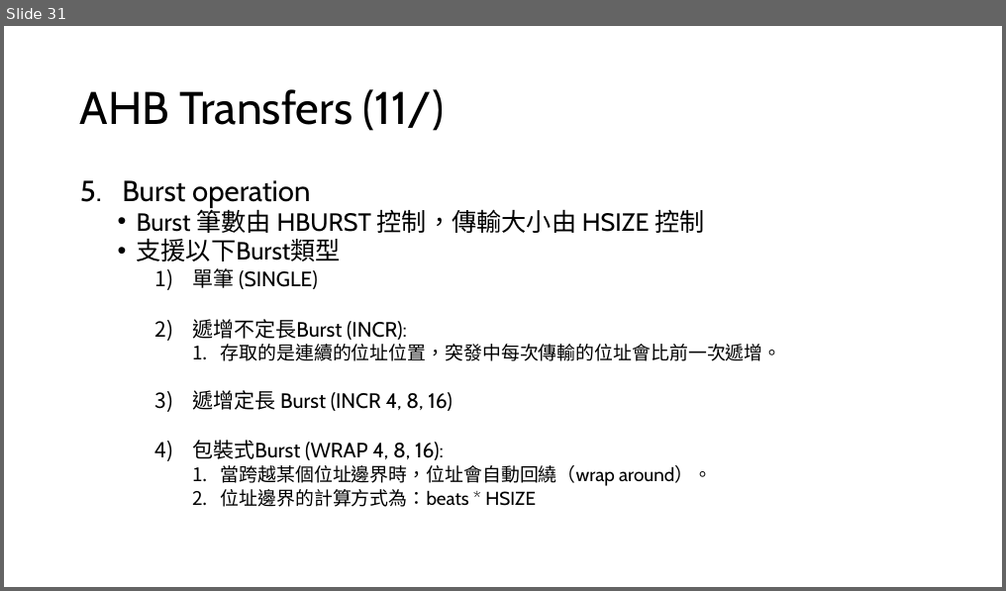
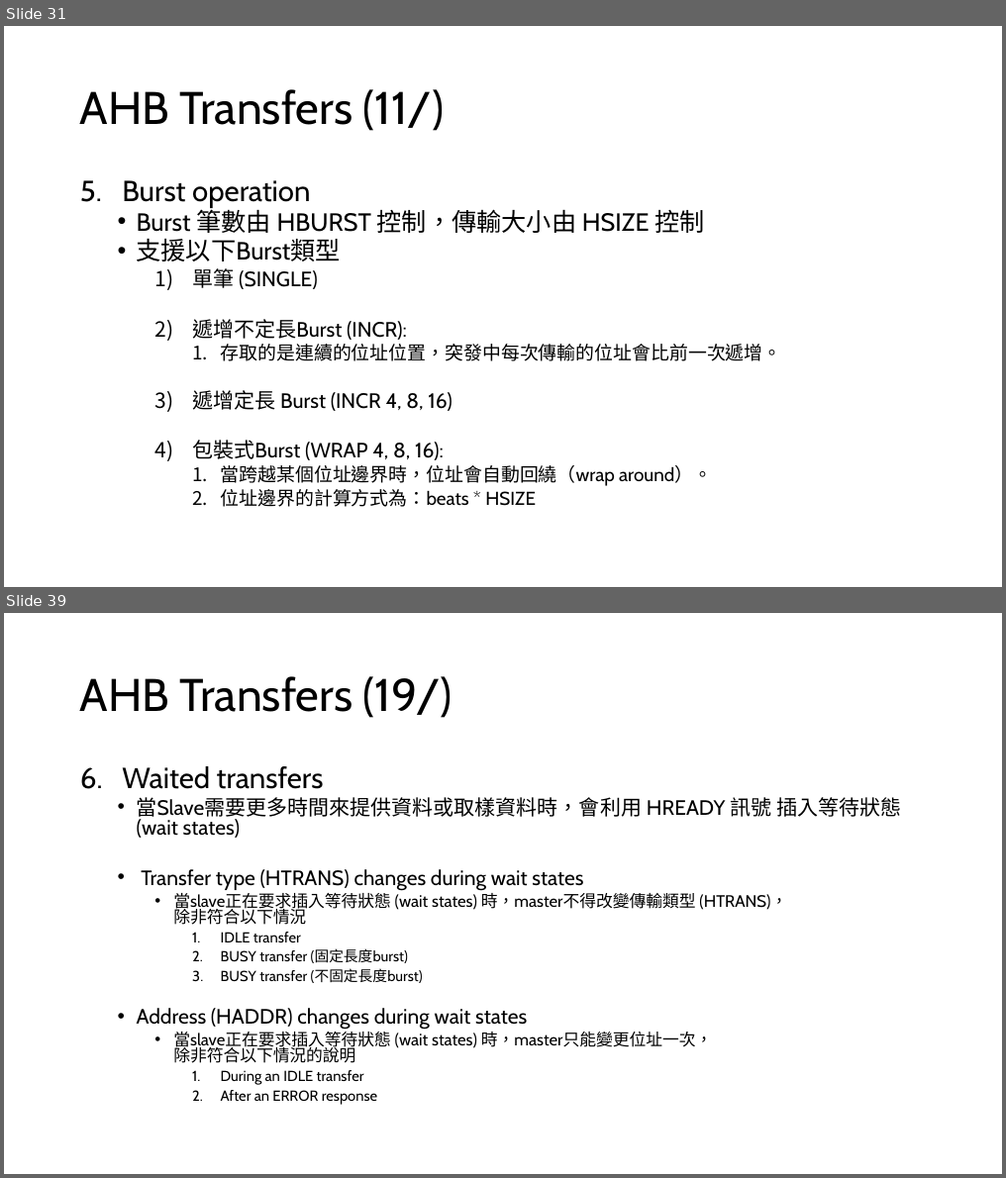
Before and after one commit to s9001055/DV_learning, a slide deck: AMBA/AMBA_learning.pptx. Shown one above the other, each under a label of ours: slide 31 before the commit, slides 31 and 39 after it; the slides between them are not shown. The pictures are 1006x591 and 1006x1178 pixels, drawn with LibreOffice and Linux fonts; fonts in the diff are those of the drawing. Boxes give left, top, right and bottom in pixels: in the first picture for what was removed or moved away, otherwise in the second. Text is boxed around its words. In the diff, an @@ line names an element or a change of style, - is before the commit and + after.

Commit message:
Modify: AMBA/AMBA_learning.pptx 1. Add: chapter2 AHB Burst operation 2. Add: chapter2 AHB Waited transfers

```diff
--- a/AMBA/AMBA_learning.pptx
+++ b/AMBA/AMBA_learning.pptx
@@ slide 39 added at (4, 613, 1002, 1174), background #FFFFFF @@
@@ title added at (80, 676, 452, 718), 44 pt, text #000000 @@
+AHB Transfers (19/)
@@ text added at (122, 766, 901, 1105), 20 pt, text #000000 @@
+6. Waited transfers
+  • 當Slave需要更多時間來提供資料或取樣資料時，會利用 HREADY 訊號 插入等待狀態 (wait states)
+  • Transfer type (HTRANS) changes during wait states
+    • 當slave正在要求插入等待狀態 (wait states) 時，master不得改變傳輸類型 (HTRANS)，
+      除非符合以下情況
+      1. IDLE transfer
+      2. BUSY transfer (固定長度burst)
+      3. BUSY transfer (不固定長度burst)
+  • Address (HADDR) changes during wait states
+    • 當slave正在要求插入等待狀態 (wait states) 時，master只能變更位址一次，
+      除非符合以下情況的說明
+      1. During an IDLE transfer
+      2. After an ERROR response
```
Also in this commit, not shown: 5 slides changed, 2 other slides added, 1 other file.
